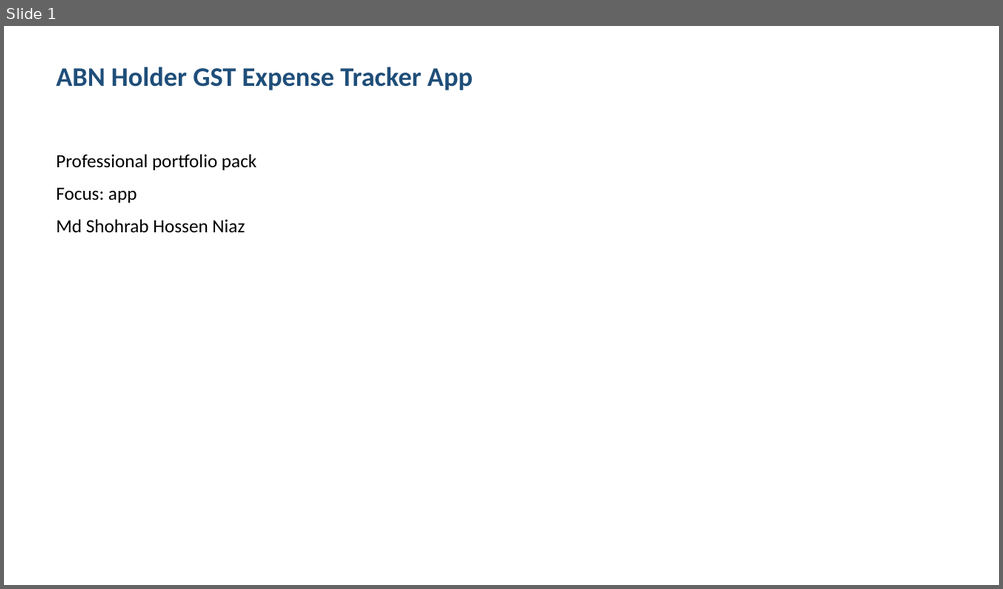
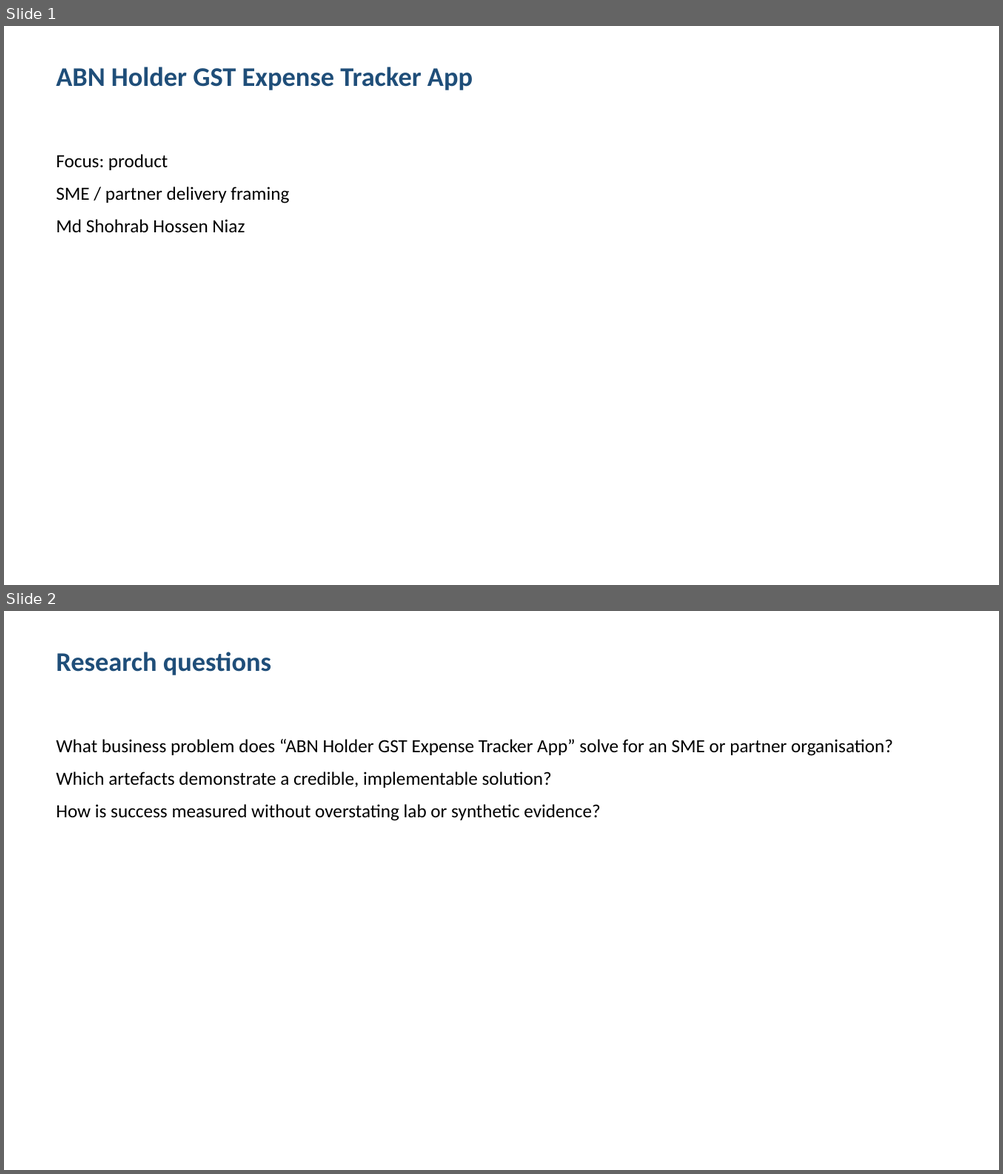
Before and after one commit to shohrabniaz/abn-holder-gst-expense-tracker-app, a slide deck: Final_Submission/02_Presentation.pptx. Shown one above the other, each under a label of ours: slide 1 before the commit, slides 1 and 2 after it. The pictures are 1003x589 and 1003x1174 pixels, drawn with LibreOffice and Linux fonts; fonts in the diff are those of the drawing. Boxes give left, top, right and bottom in pixels: in the first picture for what was removed or moved away, otherwise in the second. Text is boxed around its words. In the diff, an @@ line names an element or a change of style, - is before the commit and + after.

Commit message:
Polish portfolio pack for professional showcase readiness.

```diff
--- a/Final_Submission/02_Presentation.pptx
+++ b/Final_Submission/02_Presentation.pptx
@@ slide 2 added at [4,611,999,1170], background #FFFFFF @@
@@ text added at [56,652,271,675], 26 pt, text #1F4E79, bold @@
+Research questions
@@ text added at [56,739,893,821], 18 pt, text #000000 @@
+What business problem does “ABN Holder GST Expense Tracker App” solve for an SME or partner organisation?
+Which artefacts demonstrate a credible, implementable solution?
+How is success measured without overstating lab or synthetic evidence?
@@ slide 1 changed as well @@
@@ text at [56,154,289,204]: text changed @@
-Professional portfolio pack
-Focus: app
+Focus: product
+SME / partner delivery framing
```
Also in this commit, not shown: 2 other slides changed, 1 slide removed, 12 other files.
